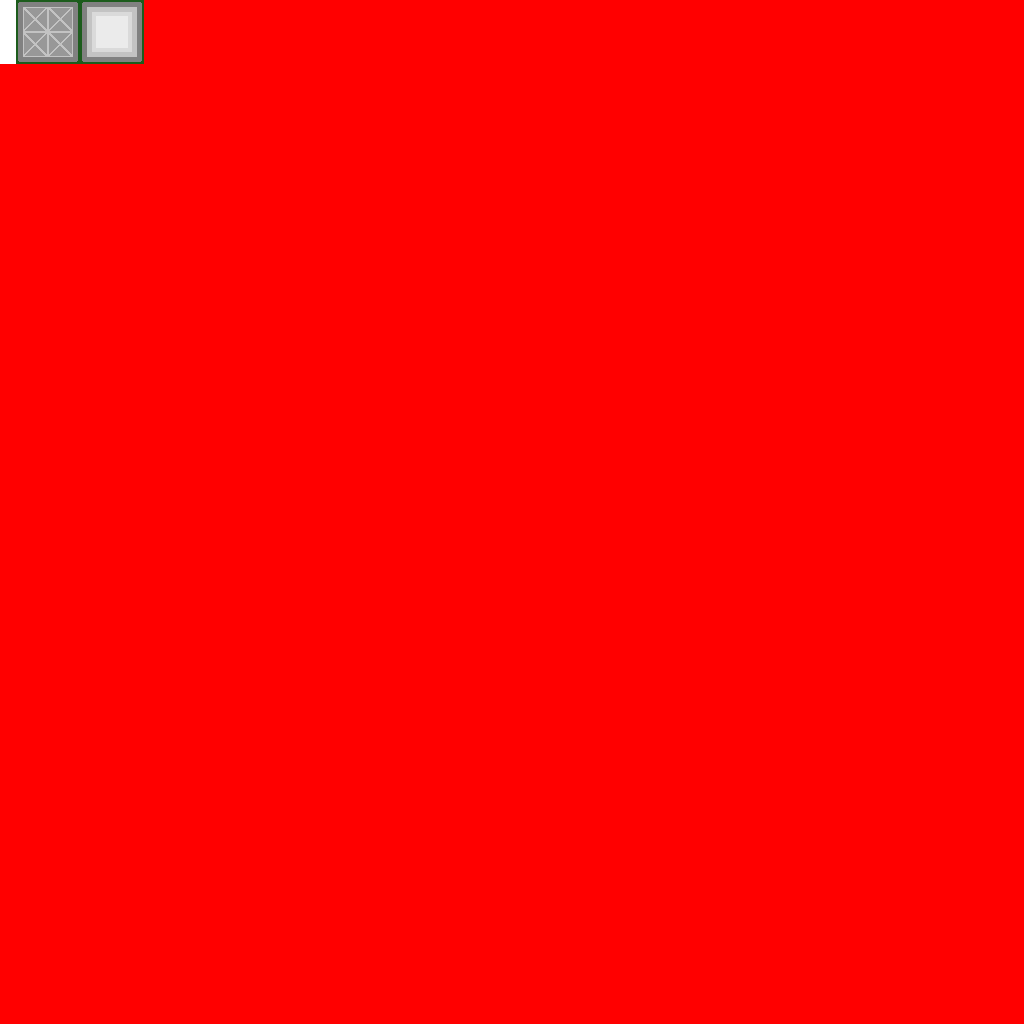
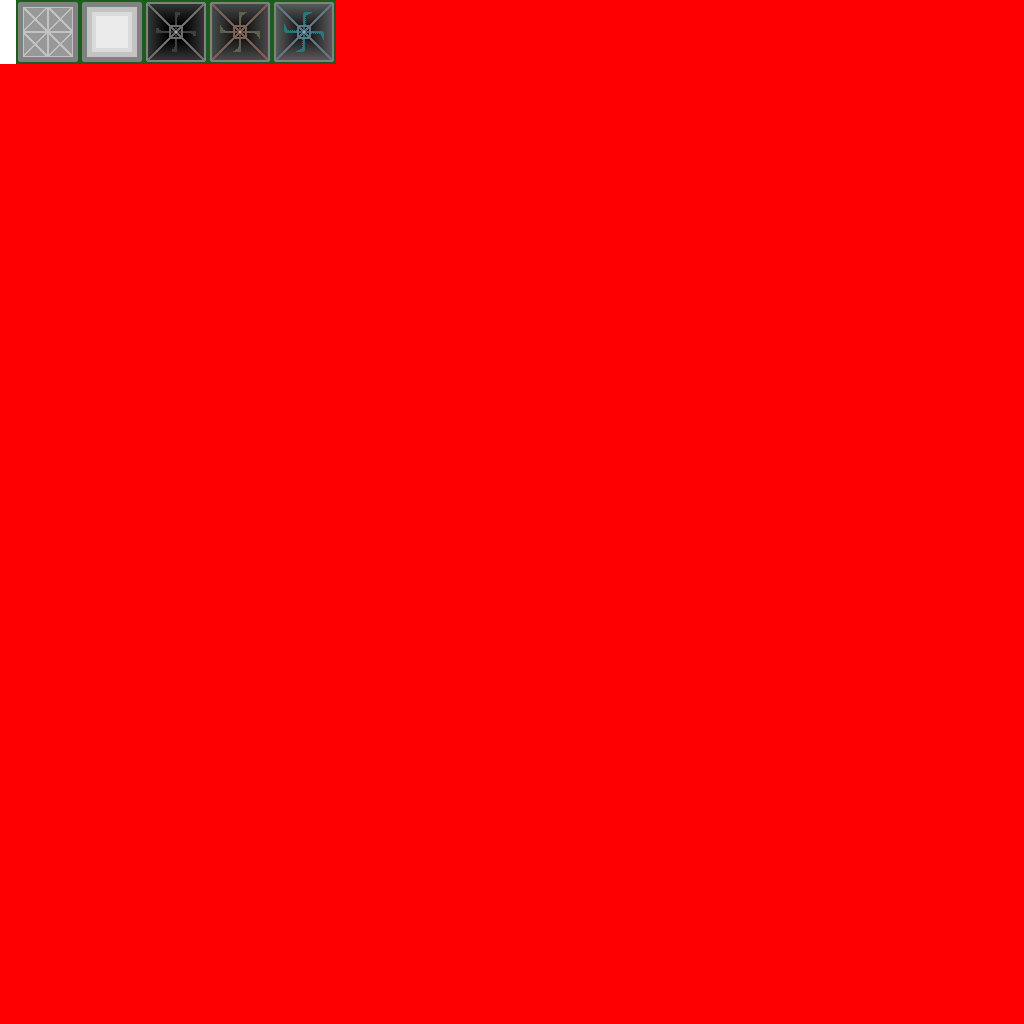
Revision of a layered 1024×1024 image; what changed, layer by layer:
added group "mine-l3" with 3 layers above "mine-l2" over (x1=272, y1=0, x2=336, y2=64)
added layer "frame #2" in group "mine-l3" over (x1=276, y1=4, x2=332, y2=60)
added layer "screw #2" in group "mine-l3" over (x1=284, y1=12, x2=324, y2=52)
added layer "hole #2" in group "mine-l3" over (x1=272, y1=0, x2=336, y2=64)
added group "mine-l2" with 3 layers above "mine-l1" over (x1=208, y1=0, x2=272, y2=64)
added layer "frame #1" in group "mine-l2" over (x1=212, y1=4, x2=268, y2=60)
added layer "screw #1" in group "mine-l2" over (x1=220, y1=12, x2=260, y2=52)
added layer "hole #1" in group "mine-l2" over (x1=208, y1=0, x2=272, y2=64)
added group "mine-l1" with 3 layers above "builder_atlas.png" over (x1=144, y1=0, x2=208, y2=64)
added layer "frame" in group "mine-l1" over (x1=148, y1=4, x2=204, y2=60)
added layer "screw" in group "mine-l1" over (x1=156, y1=12, x2=196, y2=52)
added layer "hole" in group "mine-l1" over (x1=144, y1=0, x2=208, y2=64)
painted on "builder_atlas.png" over (x1=144, y1=0, x2=208, y2=64)
